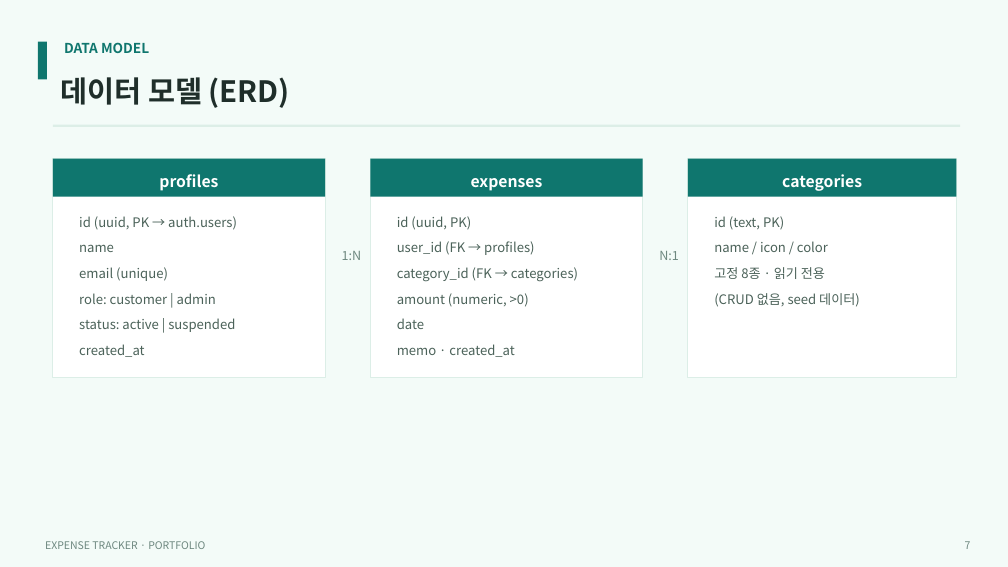
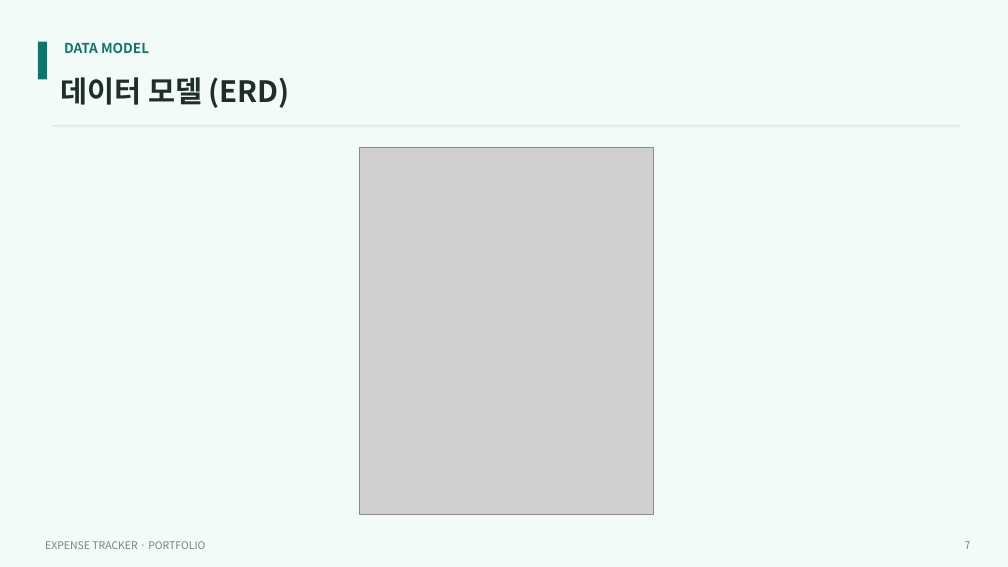
Before and after one commit to DavidLee534/expense-tracker, a slide deck: slide 7 of portfolio/expense-tracker-portfolio.pptx. Drawn at 1008x567 pixels with LibreOffice and Linux fonts; fonts in the diff are those of the drawing; grey boxes stand for pictures. Boxes give left, top, right and bottom in pixels: in the first picture for what was removed or moved away, otherwise in the second. Text is boxed around its words. In the diff, an @@ line names an element or a change of style, - is before the commit and + after.

```diff
--- a/portfolio/expense-tracker-portfolio.pptx
+++ b/portfolio/expense-tracker-portfolio.pptx
@@ picture added at <box>360,147,653,514</box> @@
@@ rectangle removed at <box>53,159,325,378</box> @@
@@ rectangle removed at <box>53,159,325,197</box> @@
@@ text removed at <box>159,174,218,191</box> @@
-profiles
@@ rectangle removed at <box>371,159,643,378</box> @@
@@ rectangle removed at <box>371,159,643,197</box> @@
@@ text removed at <box>471,178,543,191</box> @@
-expenses
@@ rectangle removed at <box>688,159,957,378</box> @@
@@ rectangle removed at <box>688,159,957,197</box> @@
@@ text removed at <box>782,174,862,191</box> @@
-categories
@@ text removed at <box>79,216,237,230</box> @@
-id (uuid, PK → auth.users)
@@ text removed at <box>397,216,471,230</box> @@
-id (uuid, PK)
@@ text removed at <box>714,216,784,230</box> @@
-id (text, PK)
@@ text removed at <box>79,244,114,252</box> @@
-name
@@ text removed at <box>79,267,168,281</box> @@
-email (unique)
@@ text removed at <box>342,251,362,260</box> @@
-1:N
@@ text removed at <box>397,241,534,255</box> @@
-user_id (FK → profiles)
@@ text removed at <box>397,267,578,282</box> @@
-category_id (FK → categories)
@@ text removed at <box>659,251,679,260</box> @@
-N:1
@@ text removed at <box>714,241,828,252</box> @@
-name / icon / color
@@ text removed at <box>714,267,825,279</box> @@
-고정 8종 · 읽기 전용
@@ text removed at <box>79,293,216,304</box> @@
-role: customer | admin
@@ text removed at <box>397,293,529,307</box> @@
-amount (numeric, >0)
@@ text removed at <box>714,293,860,307</box> @@
-(CRUD 없음, seed 데이터)
@@ text removed at <box>79,318,235,332</box> @@
-status: active | suspended
@@ text removed at <box>397,318,424,329</box> @@
-date
@@ text removed at <box>79,344,144,357</box> @@
-created_at
@@ text removed at <box>397,344,514,357</box> @@
-memo · created_at
```
Also in this commit, not shown: 1 other file.
